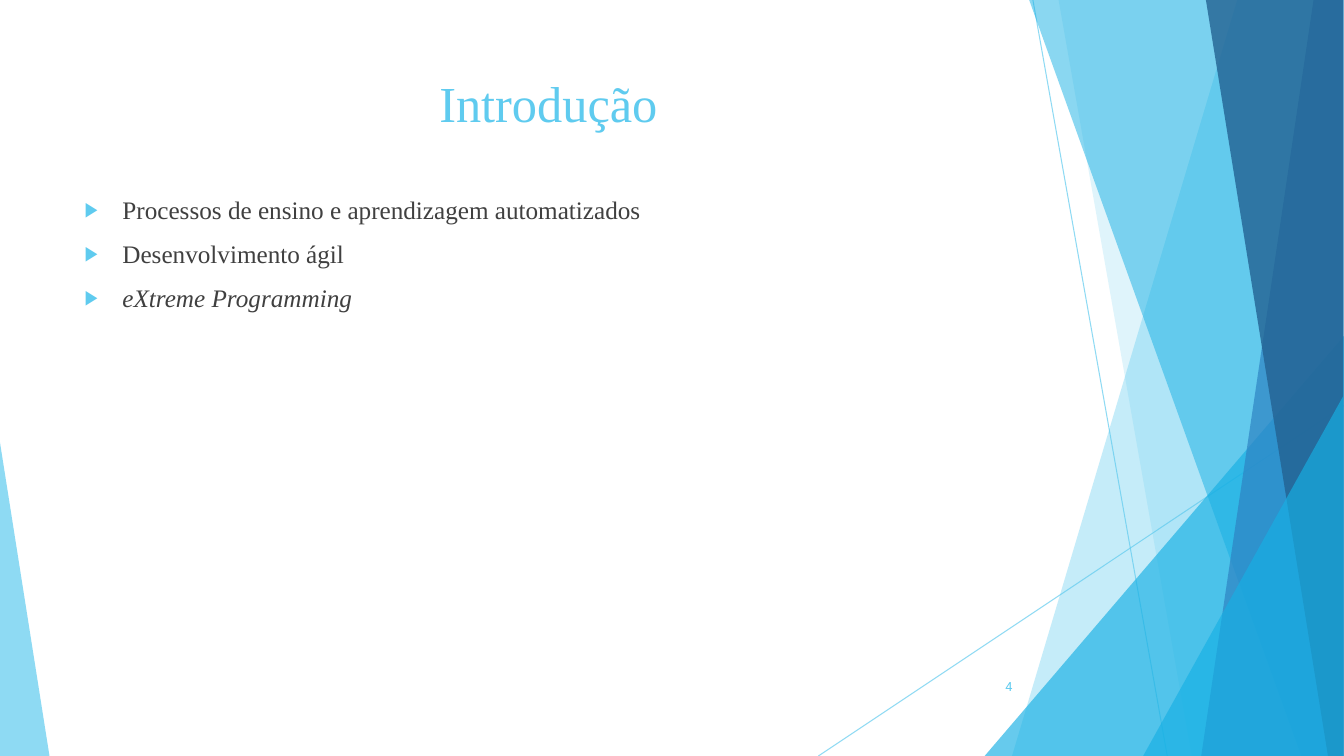
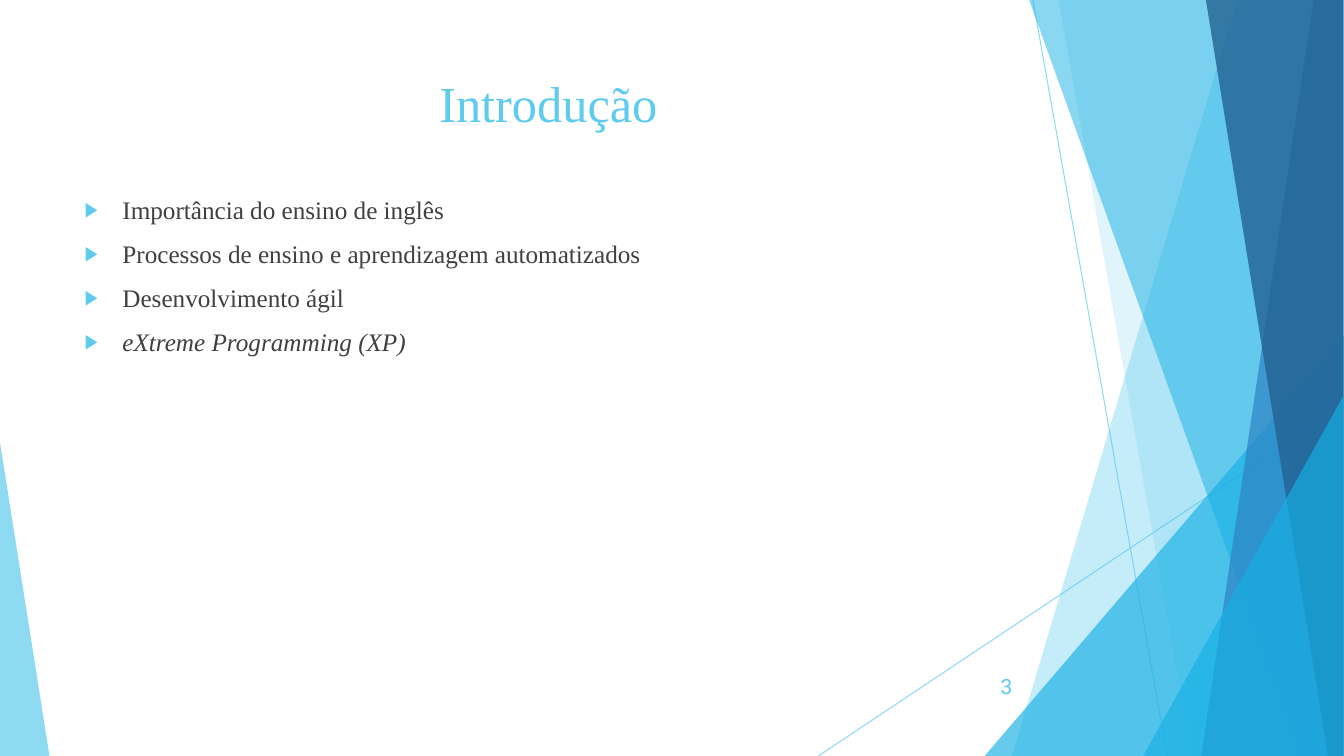
Before and after one commit to ryanlucaslemos/arquivostcc, a slide deck: slide 3 of TCC 2/Slide de TCC 2.ppt (slide 4 before the commit). Drawn at 1344x756 pixels with LibreOffice and Linux fonts; fonts in the diff are those of the drawing. Boxes give left, top, right and bottom in pixels: in the first picture for what was removed or moved away, otherwise in the second. Text is boxed around its words. In the diff, an @@ line names an element or a change of style, - is before the commit and + after.

```diff
--- a/TCC 2/Slide de TCC 2.ppt
+++ b/TCC 2/Slide de TCC 2.ppt
@@ text at (122,201,444,225): paragraph added @@
+▶ Importância do ensino de inglês
@@ text at (122,334,405,357): text changed @@
-▶ eXtreme Programming
+▶ eXtreme Programming (XP)
@@ page number at (1001,679,1013,694): text changed; size 9 to 15 pt @@
-4
+3
```
Also in this commit, not shown: 2 other slides changed, 1 slide removed.
